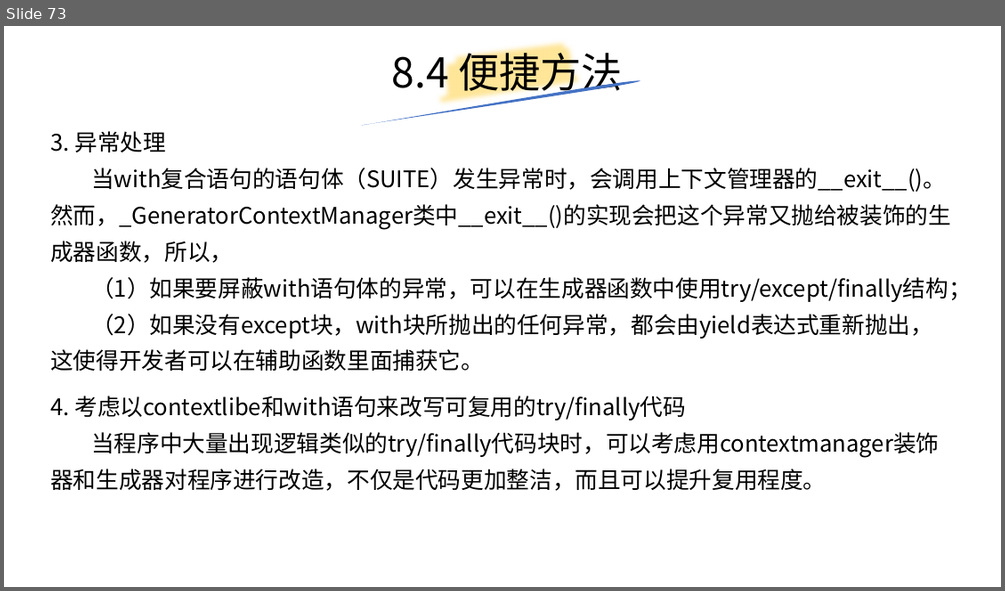
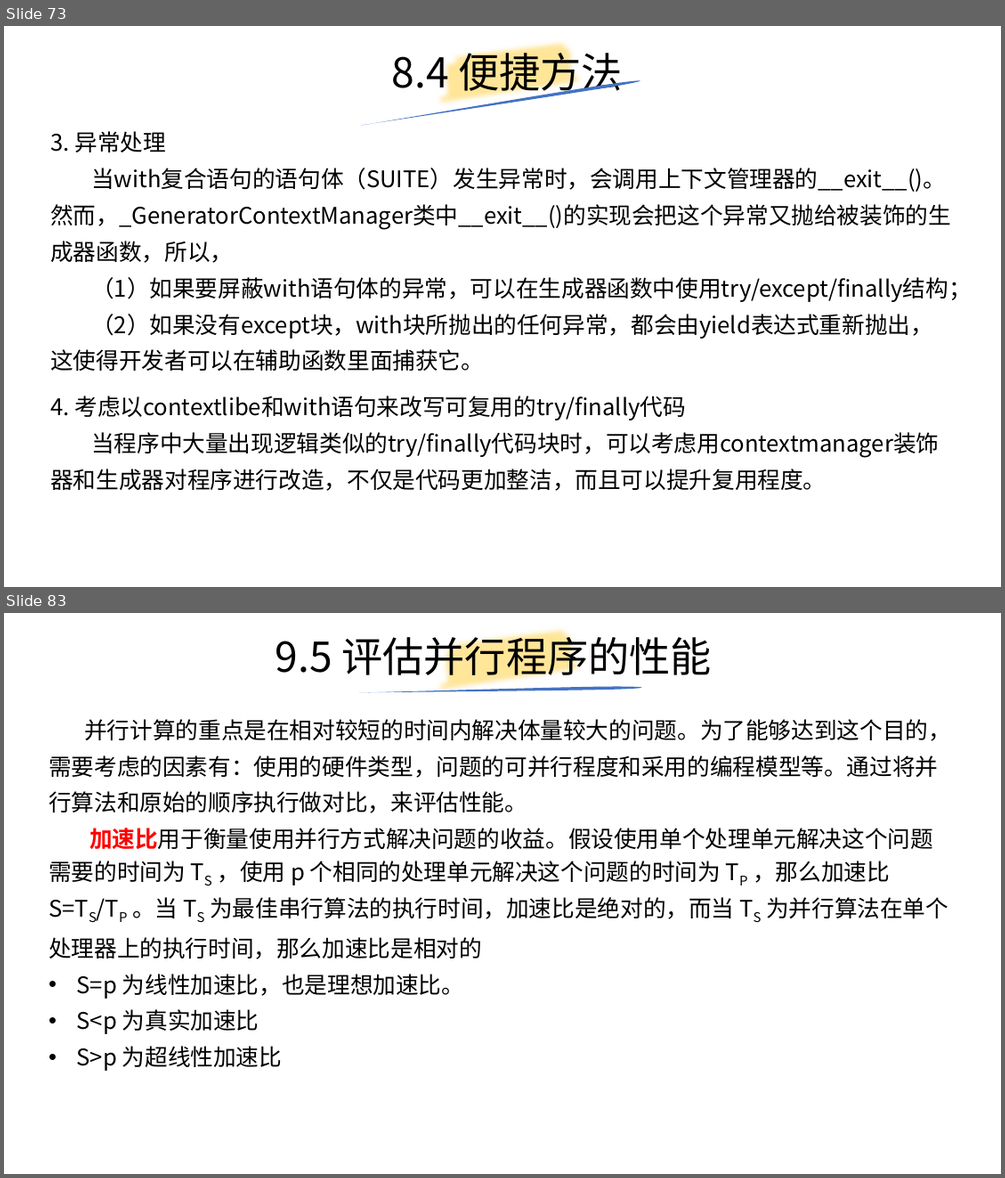
Before and after one commit to yiwenliu/CorePython, a slide deck: PPT/CorePython.pptx. Shown one above the other, each under a label of ours: slide 73 before the commit, slides 73 and 83 after it; the slides between them are not shown. The pictures are 1005x591 and 1005x1178 pixels, drawn with LibreOffice and Linux fonts; fonts in the diff are those of the drawing. Boxes give left, top, right and bottom in pixels: in the first picture for what was removed or moved away, otherwise in the second. Text is boxed around its words. In the diff, an @@ line names an element or a change of style, - is before the commit and + after.

```diff
--- a/PPT/CorePython.pptx
+++ b/PPT/CorePython.pptx
@@ slide 83 added at bbox=[4, 613, 1001, 1174], background #FFFFFF @@
@@ title added at bbox=[275, 631, 712, 682], 39.6 pt, text #000000 @@
+9.5 评估并行程序的性能
@@ freeform shape added at bbox=[435, 613, 588, 712], outline #FFE699 16 pt @@
@@ freeform shape added at bbox=[359, 686, 642, 692], fill #4472C4 @@
@@ text added at bbox=[48, 719, 951, 1070], 22 pt, text #000000 @@
+并行计算的重点是在相对较短的时间内解决体量较大的问题。为了能够达到这个目的，需要考虑的因素有：使用的硬件类型，问题的可并行程度和采用的编程模型等。通过将并行算法和原始的顺序执行做对比，来评估性能。
+加速比用于衡量使用并行方式解决问题的收益。假设使用单个处理单元解决这个问题需要的时间为 TS ，使用 p 个相同的处理单元解决这个问题的时间为 TP ，那么加速比 S=TS/TP 。当 TS 为最佳串行算法的执行时间，加速比是绝对的，而当 TS 为并行算法在单个处理器上的执行时间，那么加速比是相对的
+• S=p 为线性加速比，也是理想加速比。
+• S<p 为真实加速比
+• S>p 为超线性加速比
```
Also in this commit, not shown: 4 slides changed, 10 other slides added, 1 other file.
